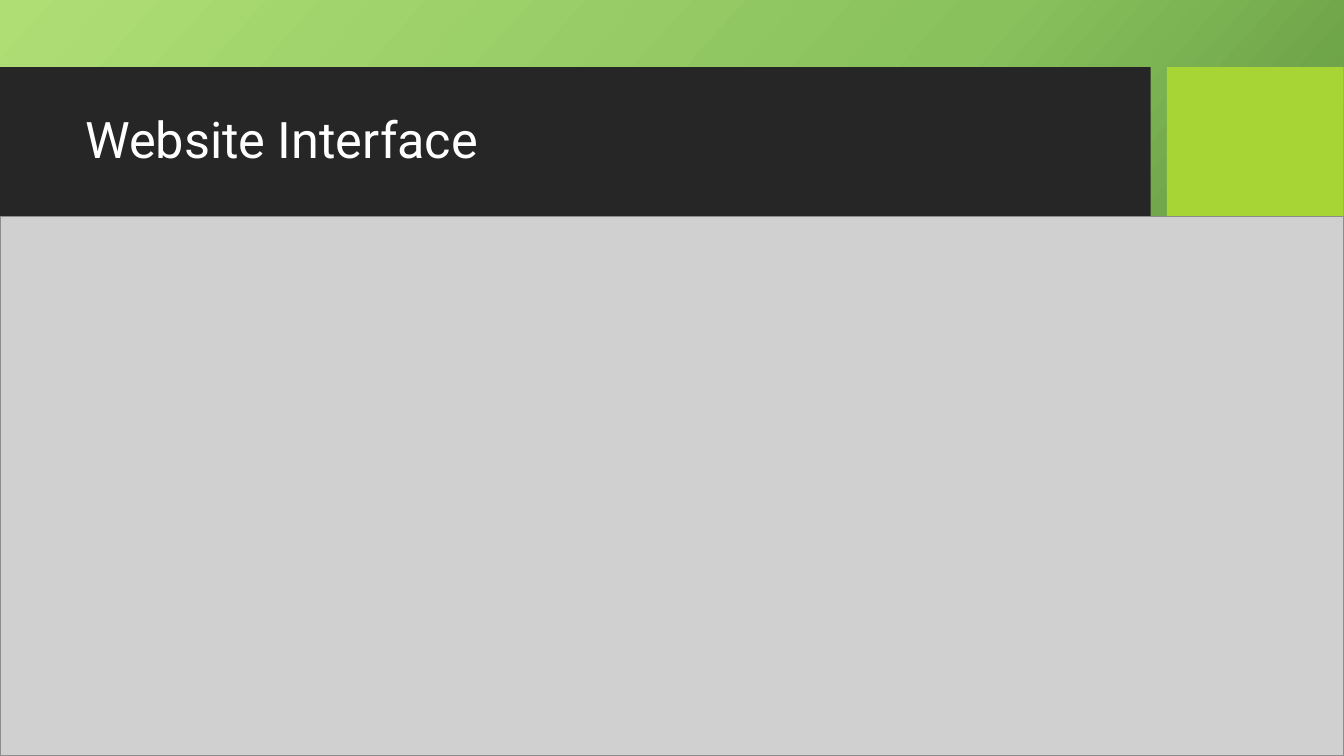
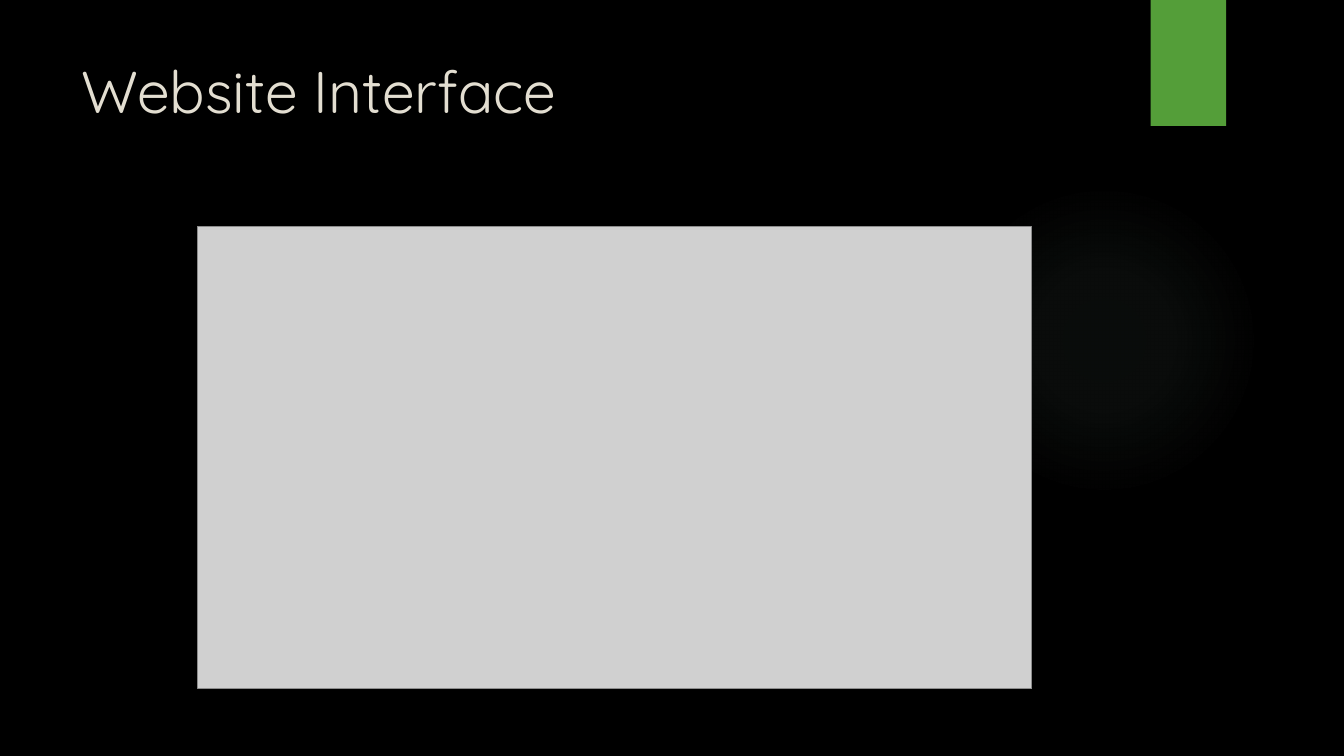
Before and after one commit to Haz-IQ/Precise-Agriculture, a slide deck: slide 18 of Final Presentation PA (1).pptx. Drawn at 1344x756 pixels with LibreOffice and Linux fonts; fonts in the diff are those of the drawing; grey boxes stand for pictures; background and template pictures are left out. Boxes give left, top, right and bottom in pixels: in the first picture for what was removed or moved away, otherwise in the second. Text is boxed around its words. In the diff, an @@ line names an element or a change of style, - is before the commit and + after.

```diff
--- a/Final Presentation PA (1).pptx
+++ b/Final Presentation PA (1).pptx
@@ rectangle added at <box>1150,0,1226,126</box>, fill #549E39 @@
@@ title "Website Interface": place and size @@
-title "Website Interface" at <box>85,119,478,159</box>
+title "Website Interface" at <box>81,69,557,114</box>
@@ title "Website Interface" at <box>81,69,557,114</box>: size 36 to 42 pt, font Roboto to Quicksand, text colour #FFFFFF to #E3DED1; line spacing 0.9 to 1; vertical alignment middle to top @@
@@ rectangle removed at <box>0,68,1150,219</box> @@
@@ rectangle removed at <box>1168,68,1344,219</box> @@
@@ ellipse added at <box>949,185,1259,495</box>, fill gradient #87A896 @@
@@ picture: place and size @@
-picture at <box>0,217,1344,756</box>
+picture at <box>198,226,1031,689</box>
```
Also in this commit, not shown: 20 other slides changed.
